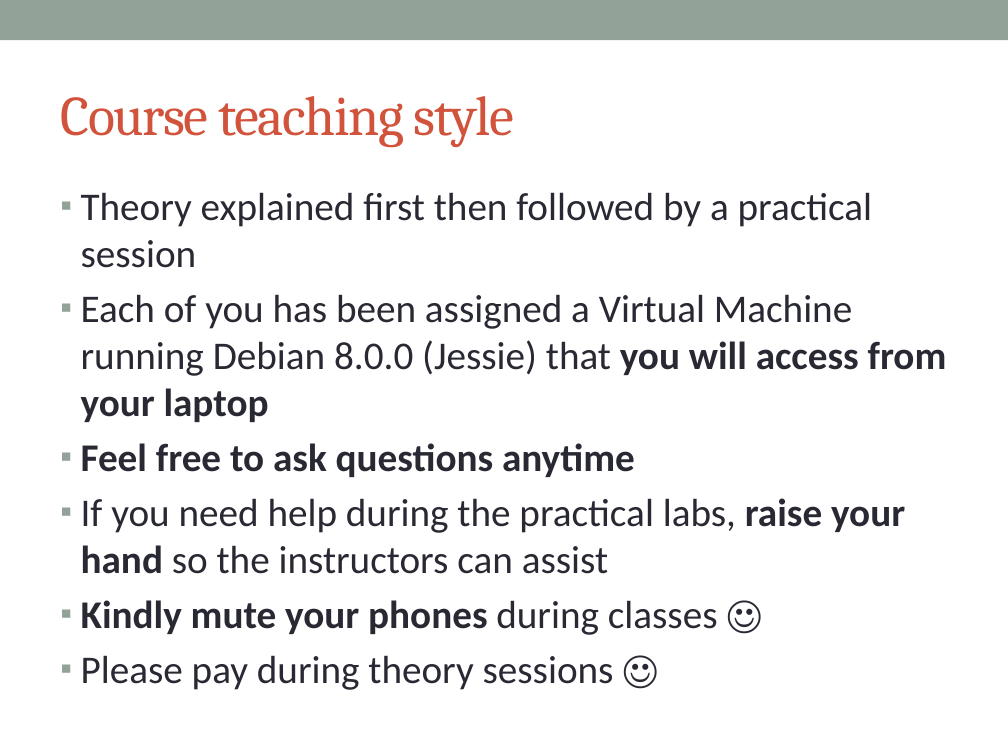
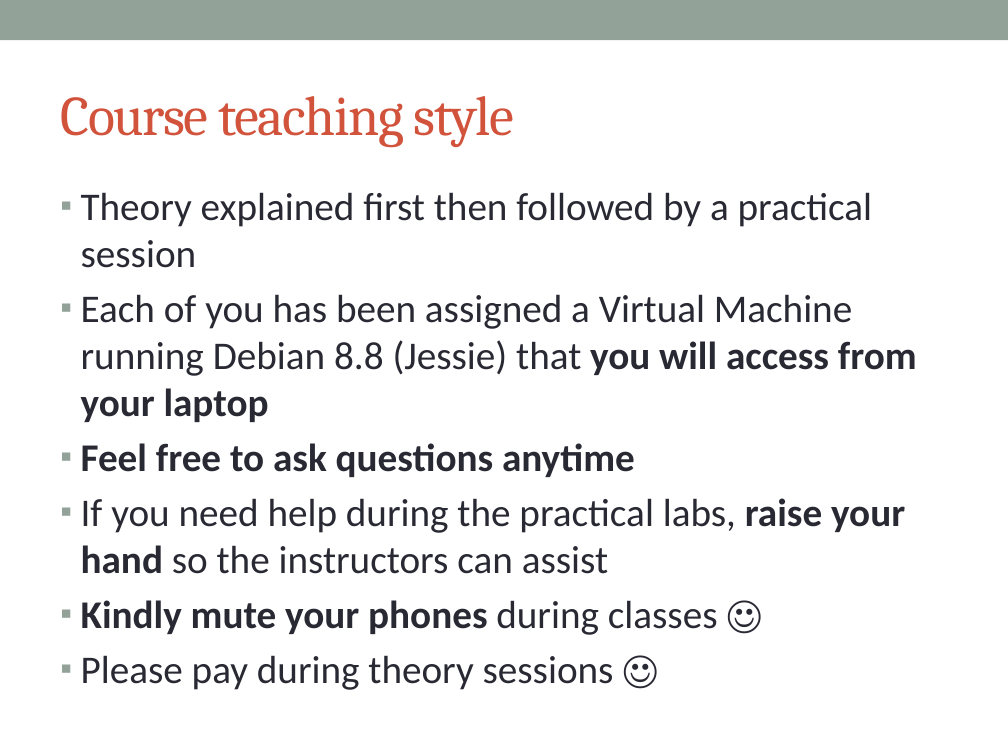
Before and after one commit to afnog/afnog.github.io, a slide deck: slide 5 of sse/intro/IntroPresentation.pptx. Drawn at 1008x756 pixels with LibreOffice and Linux fonts; fonts in the diff are those of the drawing. Boxes give left, top, right and bottom in pixels: in the first picture for what was removed or moved away, otherwise in the second. Text is boxed around its words. In the diff, an @@ line names an element or a change of style, - is before the commit and + after.

```diff
--- a/sse/intro/IntroPresentation.pptx
+++ b/sse/intro/IntroPresentation.pptx
@@ text at <box>81,294,917,422</box>: text changed @@
-▪ Each of you has been assigned a Virtual Machine running Debian 8.0.0 (Jessie) that you will access from your laptop
+▪ Each of you has been assigned a Virtual Machine running Debian 8.8 (Jessie) that you will access from your laptop
```
Also in this commit, not shown: 12 other slides changed, 4 other files.
